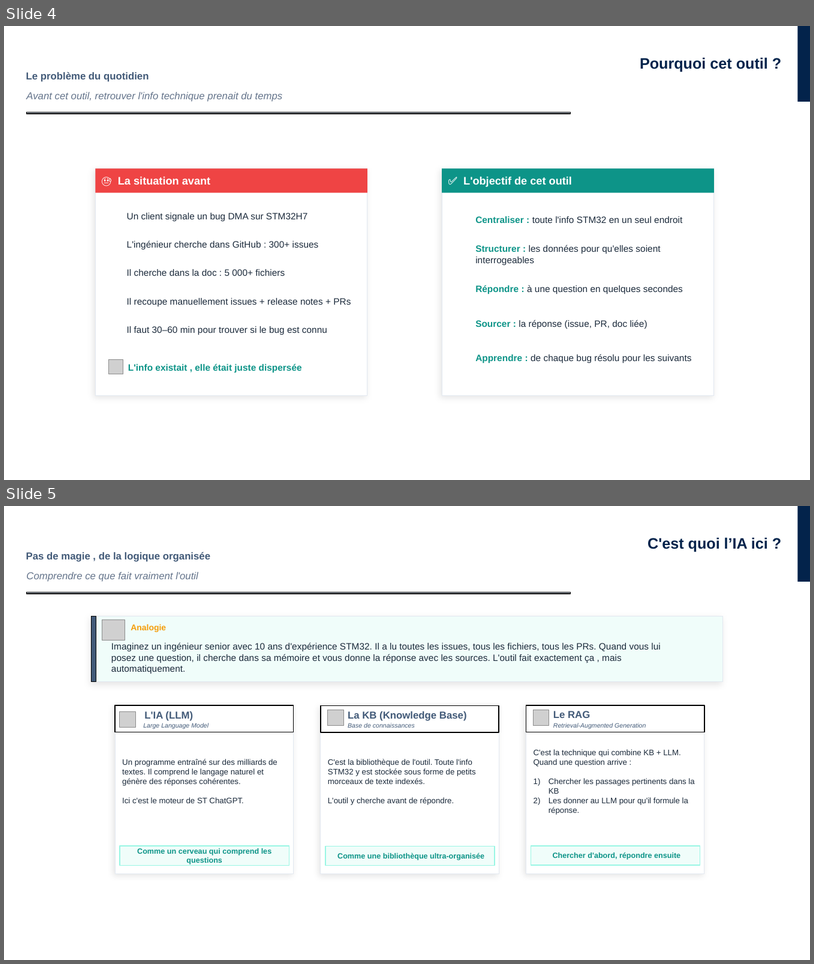
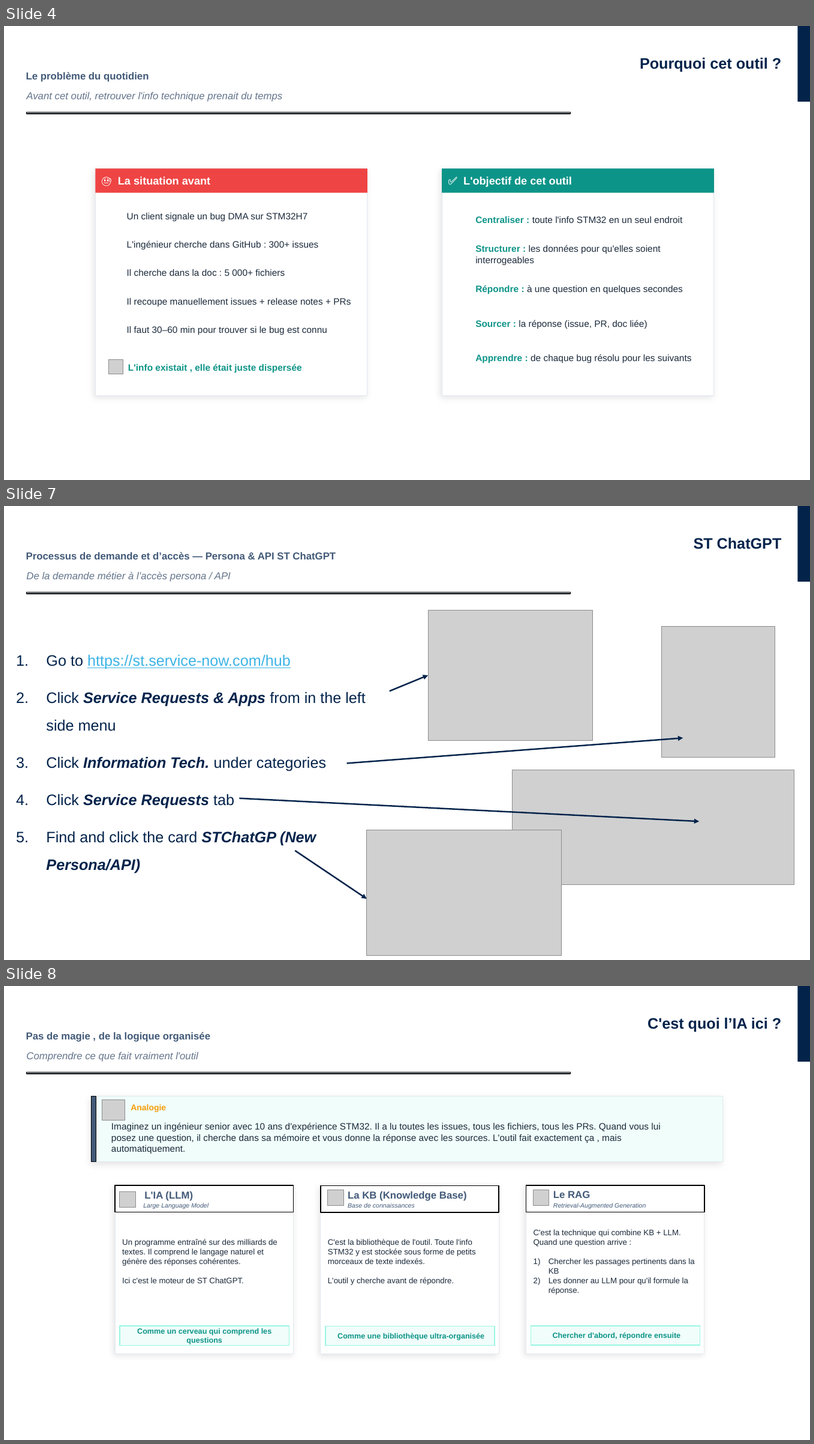
Before and after one commit to ALABSTM/stm32cube-gh-kb-pipeline, a slide deck: docs/PresentationEquipe_S&M_V2.pptx. Shown one above the other, each under a label of ours: slides 4 and 5 before the commit, slides 4, 7 and 8 after it; the slides between them are not shown. The pictures are 814x964 and 814x1444 pixels, drawn with LibreOffice and Linux fonts; fonts in the diff are those of the drawing; grey boxes stand for pictures; background and template pictures are left out. Boxes give left, top, right and bottom in pixels: in the first picture for what was removed or moved away, otherwise in the second. Text is boxed around its words. In the diff, an @@ line names an element or a change of style, - is before the commit and + after.

```diff
--- a/docs/PresentationEquipe_S&M_V2.pptx
+++ b/docs/PresentationEquipe_S&M_V2.pptx
@@ slide 7 added at box(4, 506, 810, 960), background #FFFFFF; not listed: 1 template element that a slide beside it also shows @@
@@ title added at box(694, 537, 782, 549), 18 pt, text #03234B, bold @@
+ST ChatGPT
@@ text added at box(26, 552, 336, 559), 12 pt, text #425A78, bold @@
+Processus de demande et d’accès — Persona & API ST ChatGPT
@@ text added at box(26, 571, 231, 582), 12 pt, text #64748B, italic @@
+De la demande métier à l’accès persona / API
@@ rectangle added at box(26, 592, 571, 594), fill #CBD5E1, outline #000000 1 pt @@
@@ picture added at box(428, 610, 593, 741) @@
@@ picture added at box(662, 627, 776, 757) @@
@@ text added at box(46, 654, 366, 873), 18 pt, text #03234B @@
+1. Go to https://st.service-now.com/hub
+2. Click Service Requests & Apps from in the left side menu
+3. Click Information Tech. under categories
+4. Click Service Requests tab
+5. Find and click the card STChatGP (New Persona/API)
@@ arrow added from (390, 691) to (428, 675), #03234B 1.75 pt @@
@@ arrow added from (347, 763) to (683, 738), #03234B 1.75 pt @@
@@ picture added at box(513, 770, 795, 884) @@
@@ arrow added from (239, 798) to (699, 821), #03234B 1.75 pt @@
@@ picture added at box(367, 830, 562, 955) @@
@@ arrow added from (295, 850) to (367, 898), #03234B 1.75 pt @@
@@ what was slide 5 is now slide 8 @@
```
Also in this commit, not shown: 2 slides changed, 3 other slides added.
